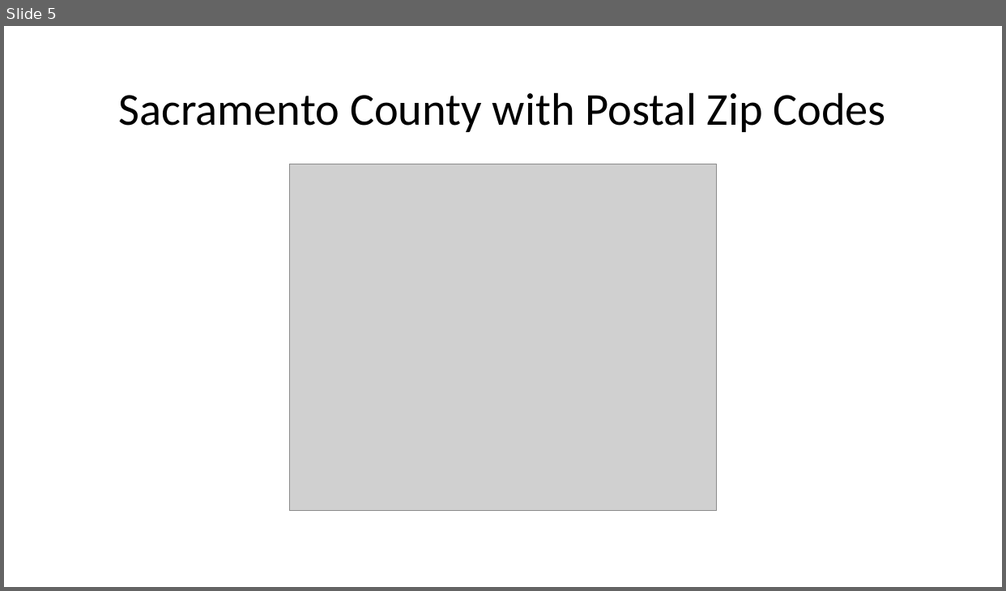
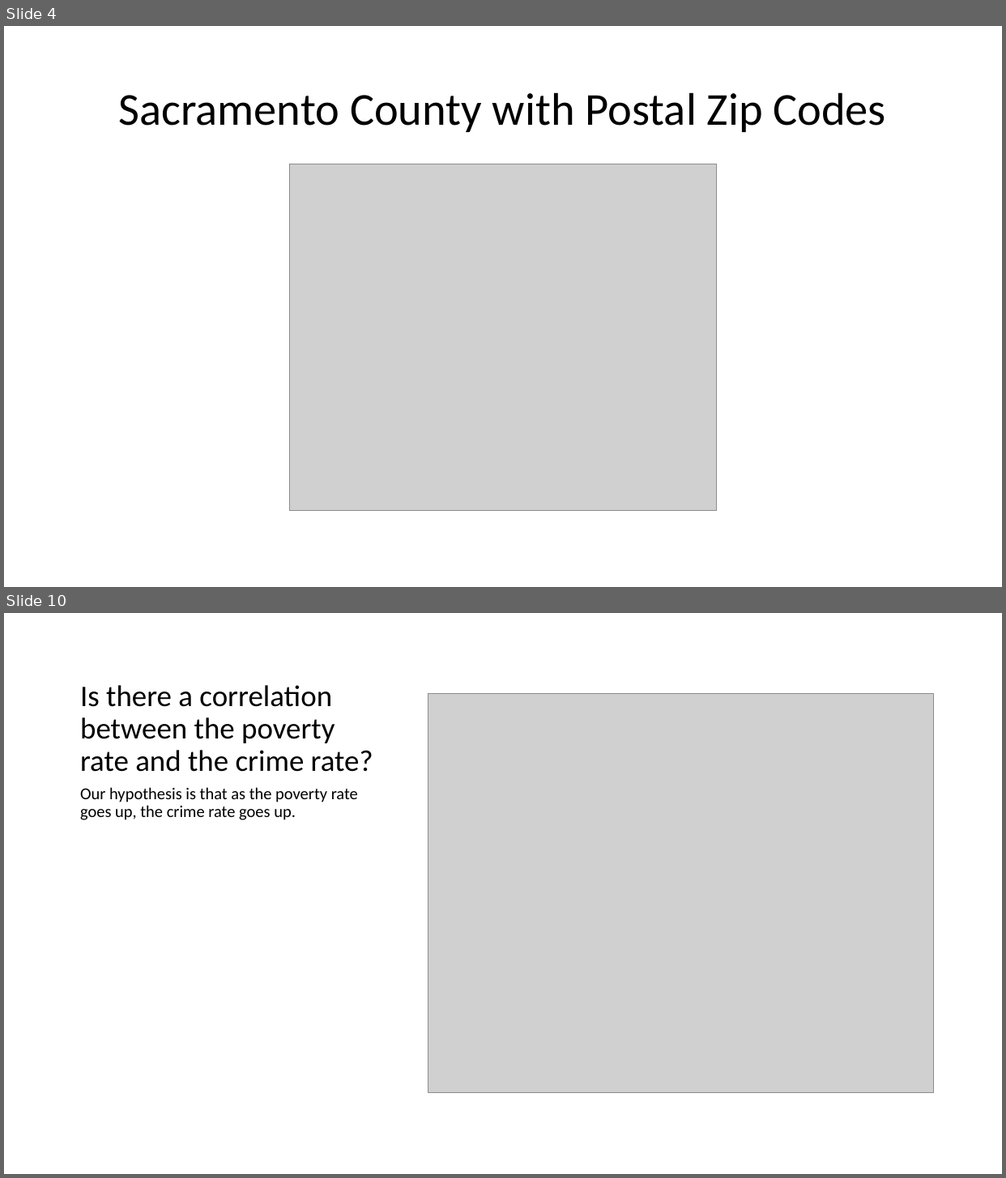
Before and after one commit to sean-galloway/Crime_and_Poverty, a slide deck: Project_1_Presentation.pptx. Shown one above the other, each under a label of ours: slide 5 before the commit, slides 4 and 10 after it; the slides between them are not shown. The pictures are 1006x591 and 1006x1178 pixels, drawn with LibreOffice and Linux fonts; fonts in the diff are those of the drawing; grey boxes stand for pictures. Boxes give left, top, right and bottom in pixels: in the first picture for what was removed or moved away, otherwise in the second. Text is boxed around its words. In the diff, an @@ line names an element or a change of style, - is before the commit and + after.

```diff
--- a/Project_1_Presentation.pptx
+++ b/Project_1_Presentation.pptx
@@ slide 10 added at [4,613,1002,1174], background #FFFFFF @@
@@ title added at [80,685,373,772], 28.8 pt, text #000000 @@
+Is there a correlation between the poverty rate and the crime rate?
@@ picture added at [428,694,934,1093] @@
@@ text added at [80,787,358,820], 16 pt, text #000000 @@
+Our hypothesis is that as the poverty rate goes up, the crime rate goes up.
@@ what was slide 5 is now slide 4 @@
```
Also in this commit, not shown: 1 slide changed, 9 other slides added, 1 slide removed.
